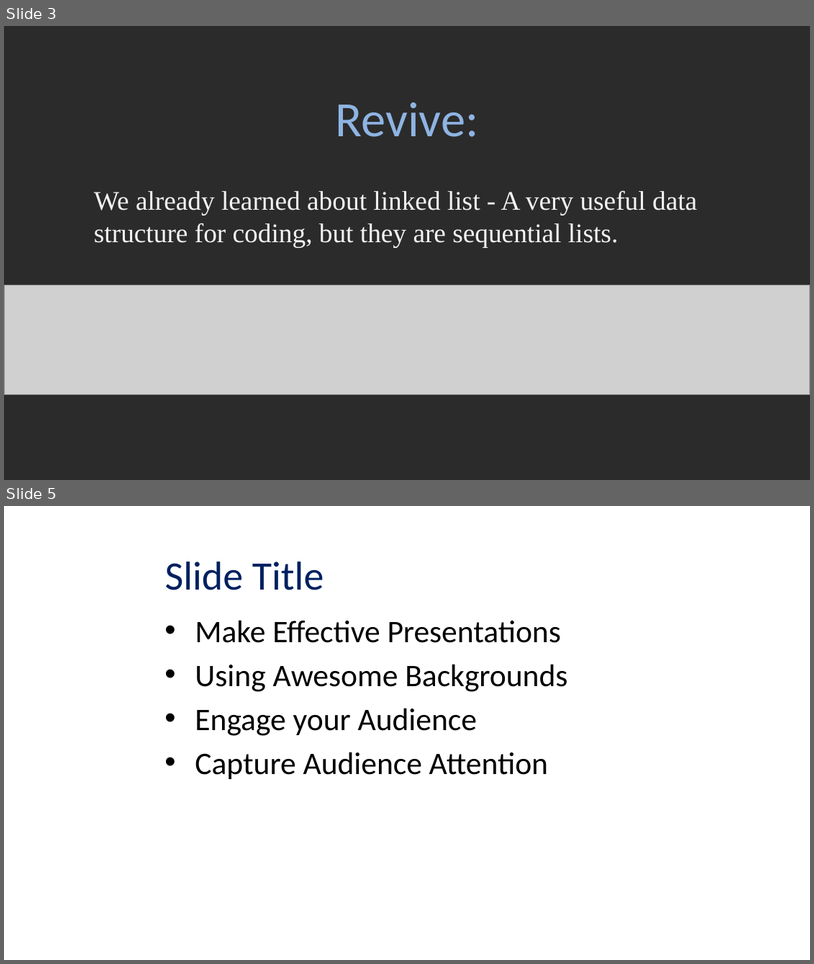
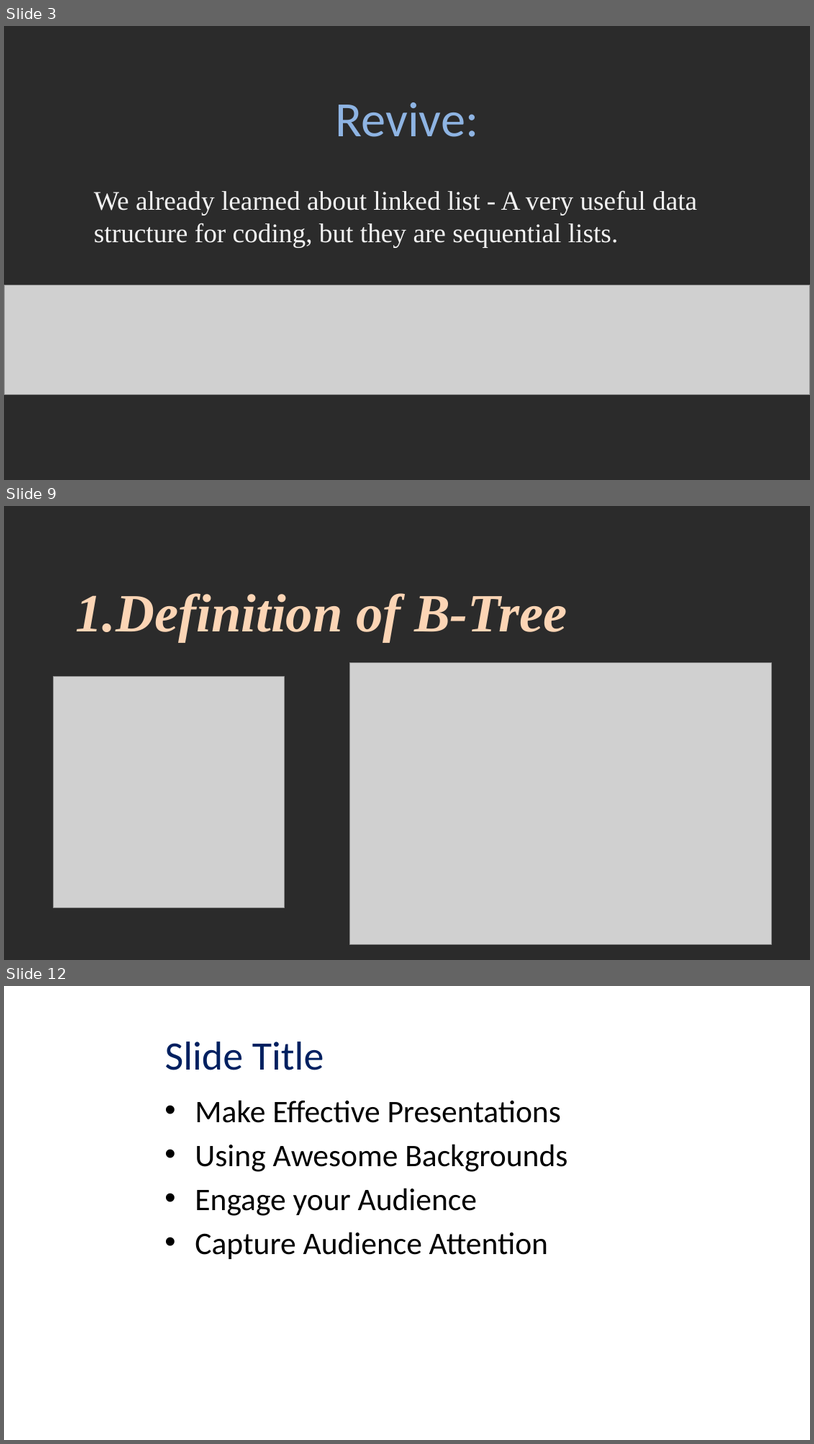
Before and after one commit to viettungvuong/Seminar, a slide deck: Seminar.pptx. Shown one above the other, each under a label of ours: slides 3 and 5 before the commit, slides 3, 9 and 12 after it; the slides between them are not shown. The pictures are 814x964 and 814x1444 pixels, drawn with LibreOffice and Linux fonts; fonts in the diff are those of the drawing; grey boxes stand for pictures; background and template pictures are left out; a plain dark background stands for a picture behind light text. Boxes give left, top, right and bottom in pixels: in the first picture for what was removed or moved away, otherwise in the second. Text is boxed around its words. In the diff, an @@ line names an element or a change of style, - is before the commit and + after.

```diff
--- a/Seminar.pptx
+++ b/Seminar.pptx
@@ slide 9 added at box(4, 506, 810, 960), background picture (left out) @@
@@ text added at box(76, 593, 568, 642), 48 pt, text #FCD5B5, bold, italic @@
+1.Definition of B-Tree
@@ picture added at box(53, 676, 284, 907) @@
@@ picture added at box(350, 662, 772, 944) @@
@@ what was slide 5 is now slide 12 @@
```
Also in this commit, not shown: 6 other slides added.
